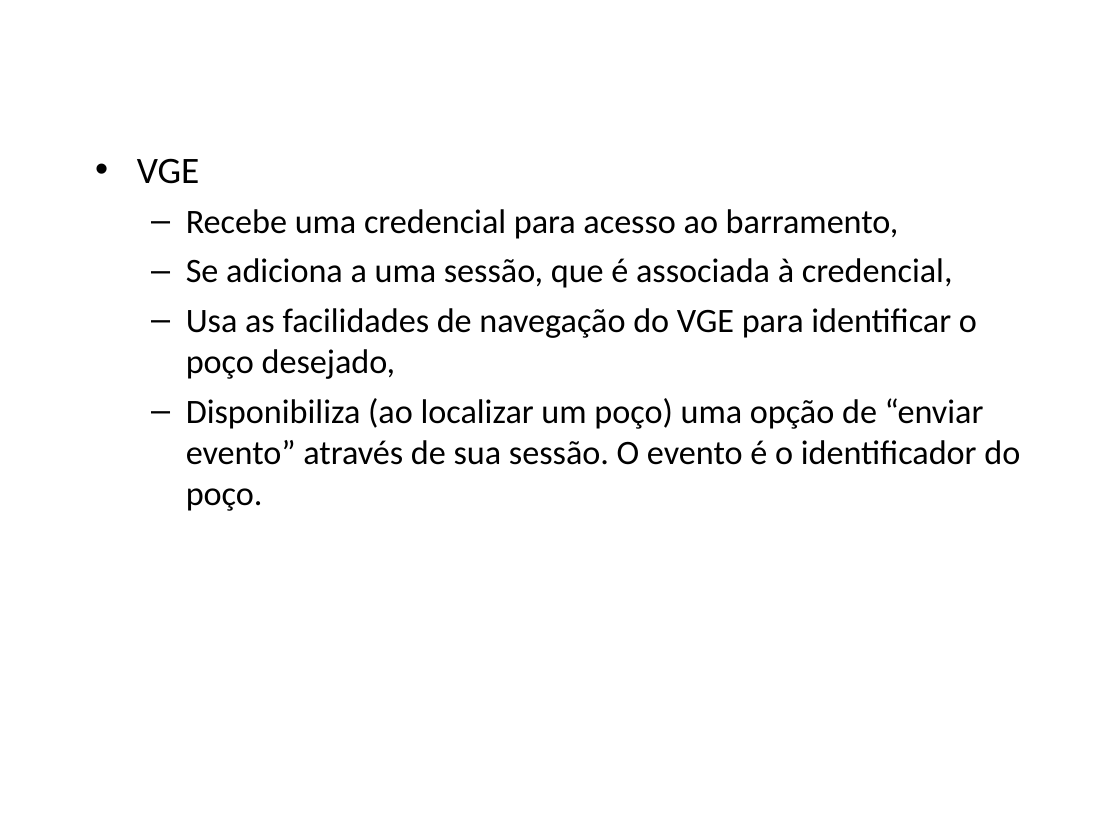
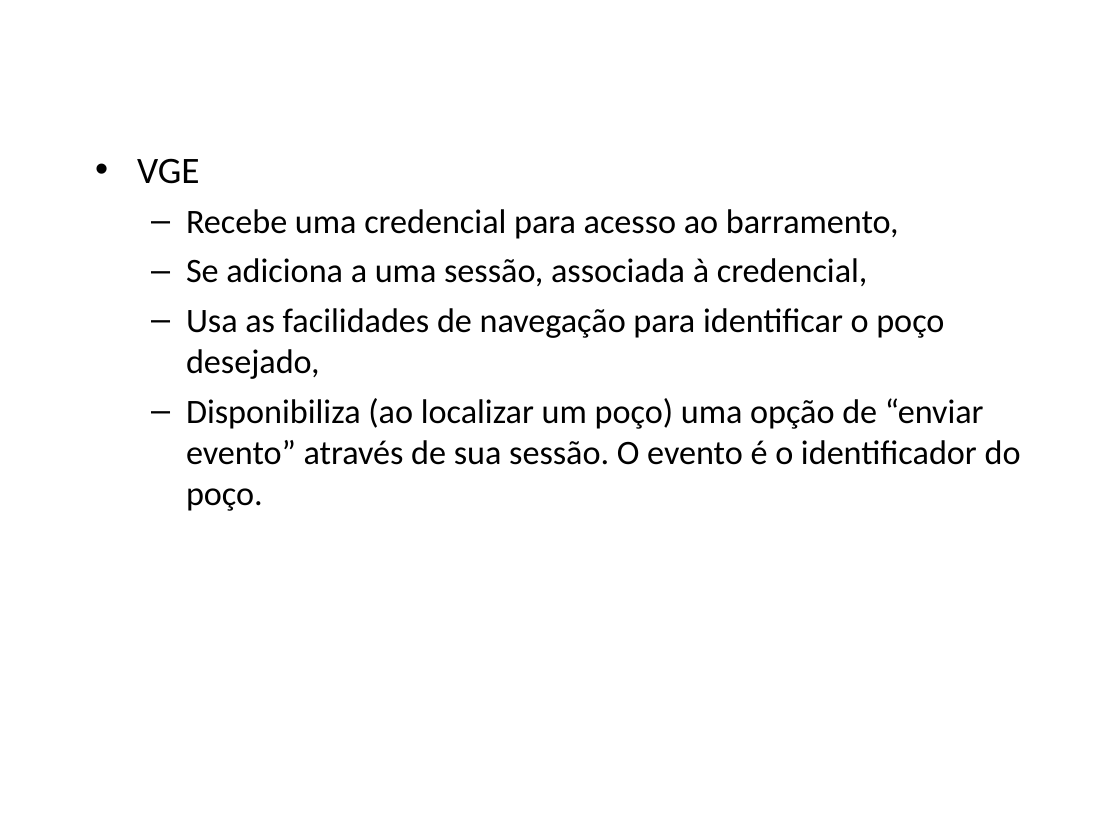
Before and after one commit to amadeubarbosa/openbus-core, a slide deck: slide 22 of docs/apresentacao/OpenBUS.ppt (slide 23 before the commit). Drawn at 1120x840 pixels with LibreOffice and Linux fonts; fonts in the diff are those of the drawing; background and template pictures are left out. Boxes give left, top, right and bottom in pixels: in the first picture for what was removed or moved away, otherwise in the second. Text is boxed around its words. In the diff, an @@ line names an element or a change of style, - is before the commit and + after.

```diff
--- a/docs/apresentacao/OpenBUS.ppt
+++ b/docs/apresentacao/OpenBUS.ppt
@@ text at bbox=[186, 258, 944, 379]: text changed @@
-  – Se adiciona a uma sessão, que é associada à credencial,
-  – Usa as facilidades de navegação do VGE para identificar o poço desejado,
+  – Se adiciona a uma sessão, associada à credencial,
+  – Usa as facilidades de navegação para identificar o poço desejado,
```
Also in this commit, not shown: 20 other slides changed, 1 slide added, 3 slides removed.
